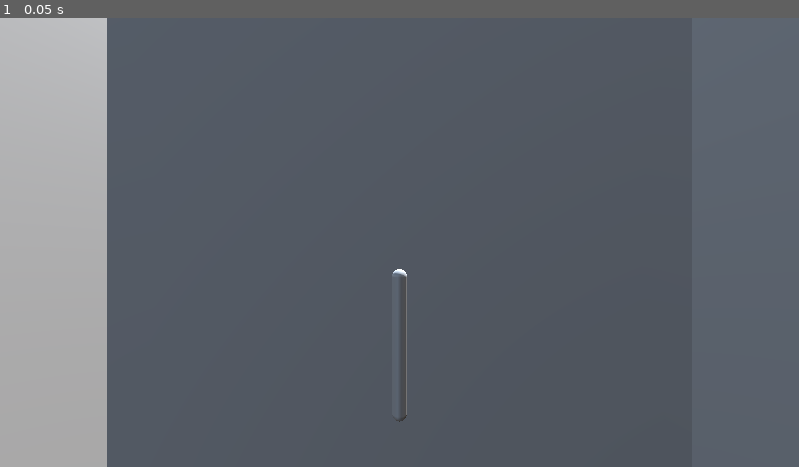
Above: before the commit, frame 1.
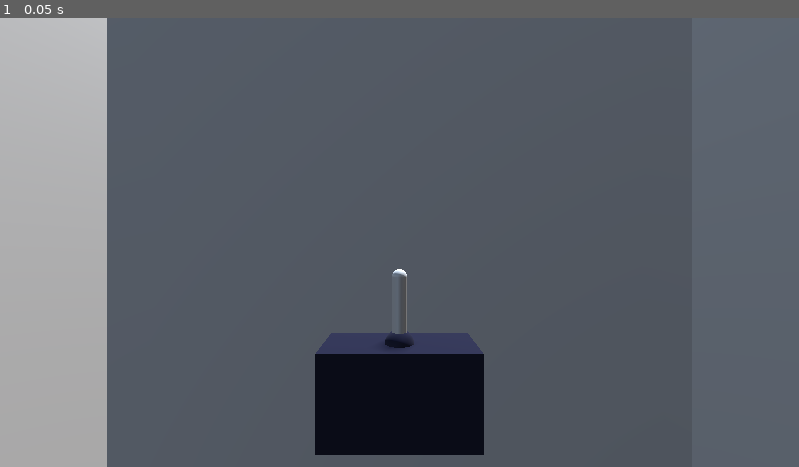
Above: after the commit, the same moment.

Repository: ToniMes/imeteh
Game: Godot game, scene res://Scenes/main.tscn
Same seed, same stepped clock (60 frames per second), same inputs: the game is played once before the commit and once after it.
Inputs:
- Up to frame 1 (0.05 s): no input

The runs differ from the first frame. In frame 1, 5.6% of the frame differs, in the area x 39-61%, y 69-98%.

Commit message:
Added lever box mesh, defined lever ROM, made the interaction area smaller, and made the lever snap to one of 3 posibble positions on release.

Diff:
--- a/Scenes/lever.tscn
+++ b/Scenes/lever.tscn
@@ -11,8 +11,18 @@
 height = 1.0
 
 [sub_resource type="CapsuleShape3D" id="CapsuleShape3D_6kuia"]
-radius = 0.15
-height = 0.4
+radius = 0.1
+height = 0.25
+
+[sub_resource type="BoxMesh" id="BoxMesh_wv1st"]
+size = Vector3(0.5, 0.2, 0.3)
+
+[sub_resource type="StandardMaterial3D" id="StandardMaterial3D_6kuia"]
+albedo_color = Color(9.02452e-08, 0, 0.127647, 1)
+
+[sub_resource type="SphereMesh" id="SphereMesh_wv1st"]
+radius = 0.05
+height = 0.1
 
 [node name="Lever" type="Node3D"]
 
@@ -37,7 +47,17 @@
 script = ExtResource("1_wv1st")
 
 [node name="CollisionShape3D" type="CollisionShape3D" parent="PhysicalLever/InteractiveLever"]
+transform = Transform3D(1, 0, 0, 0, 1, 0, 0, 0, 1, 0, 0.025, 0)
 shape = SubResource("CapsuleShape3D_6kuia")
+
+[node name="LeverBox" type="MeshInstance3D" parent="."]
+transform = Transform3D(1, 0, 0, 0, 1, 0, 0, 0, 1, 0, 0, 0.142717)
+mesh = SubResource("BoxMesh_wv1st")
+surface_material_override/0 = SubResource("StandardMaterial3D_6kuia")
+
+[node name="LeverSphere" type="MeshInstance3D" parent="."]
+mesh = SubResource("SphereMesh_wv1st")
+surface_material_override/0 = SubResource("StandardMaterial3D_6kuia")
 
 [connection signal="body_entered" from="PhysicalLever/InteractiveLever" to="PhysicalLever/InteractiveLever" method="onHandEnter"]
 [connection signal="body_exited" from="PhysicalLever/InteractiveLever" to="PhysicalLever/InteractiveLever" method="onHandExit"]
--- a/Scripts/controler.gd
+++ b/Scripts/controler.gd
@@ -6,13 +6,13 @@
 
 func onButtonPressed(name: String):
   if name == "trigger_click":
-    #if interacting with an object, let the object handle the input
+    # if interacting with an object, let the object handle the input
     if interactionObject != null:
       interactionObject.onTriggerClick()
 
 
 func onButtonReleased(name: String):
   if name == "trigger_click":
-    #if interacting with an object, let the object handle the input
+    # if interacting with an object, let the object handle the input
     if interactionObject != null:
       interactionObject.onTriggerRelease()
--- a/Scripts/interaction_object.gd
+++ b/Scripts/interaction_object.gd
@@ -1,17 +1,17 @@
-#parent class for objects that can be interacted with by the player
+# parent class for objects that can be interacted with by the player
 extends Area3D
 class_name InteractiveObject
 
-var physParent: PhysicsBody3D #the physical object this InteractiveObject is tied to
-var hand: StaticBody3D #the hand currently interacting with this object
+var physParent: PhysicsBody3D # the physical object this InteractiveObject is tied to
+var hand: StaticBody3D # the hand currently interacting with this object
 var isGripped: bool
 
-#assign the physParent
+# assign the physParent
 func _ready():
   physParent = get_parent()
 
 
-#when body enters this area, if it is a hand, assign it
+# when body enters this area, if it is a hand, assign it
 func onHandEnter(body: Node3D):
   if body.name == "Hand":
     hand = body
@@ -19,7 +19,7 @@
     hand.get_parent().interactionObject = self
 
 
-#break the connection between self and hand on exit
+# break the connection between self and hand on exit
 func onHandExit(body: Node3D):
   if body.name == "Hand":
     if body == hand:
@@ -29,10 +29,10 @@
       isGripped = false
 
 
-#should only be called from hand inside this area
+# should only be called from hand inside this area
 func onTriggerClick():
   isGripped = true
 
-#should only be called from hand inside this area
+# should only be called from hand inside this area
 func onTriggerRelease():
   isGripped = false
--- a/Scripts/lever.gd
+++ b/Scripts/lever.gd
@@ -1,11 +1,34 @@
-#class decribing the behaviour of a lever
+# class decribing the behaviour of a lever
 extends InteractiveObject
 class_name InteractiveLever
 
 
-#while griped, the lever rotates in the Y plane to follow the hand
 func _process(delta):
+  # while griped, the lever rotates in the Y plane to follow the hand
   if isGripped:
     physParent.look_at(hand.global_position)
     physParent.rotation.x = 0
     physParent.rotation.z = 0
+
+    # the following limits the lever's range of motion
+    # to 45 degrees in each direction
+    if physParent.rotation.y > PI/4:
+      physParent.rotation.y = PI/4
+    if physParent.rotation.y < -PI/4:
+      physParent.rotation.y = -PI/4
+
+  # if the lever is released in the -40 to 40 degree range,
+  # return it to neutral state
+  elif physParent.rotation_degrees.y < 40 \
+  and physParent.rotation_degrees.y > -40:
+    physParent.rotation.y = \
+    lerp_angle(physParent.rotation.y, 0, delta*8)
+
+  # otherwise, snap it to left/right
+  elif physParent.rotation_degrees.y > 40:
+    physParent.rotation.y = \
+    lerp_angle(physParent.rotation.y, PI/4, delta*8)
+
+  elif physParent.rotation_degrees.y < -40:
+    physParent.rotation.y = \
+    lerp_angle(physParent.rotation.y, -PI/4, delta*8)
Not shown: 1 places in Scenes/lever.tscn that only renumber resources
